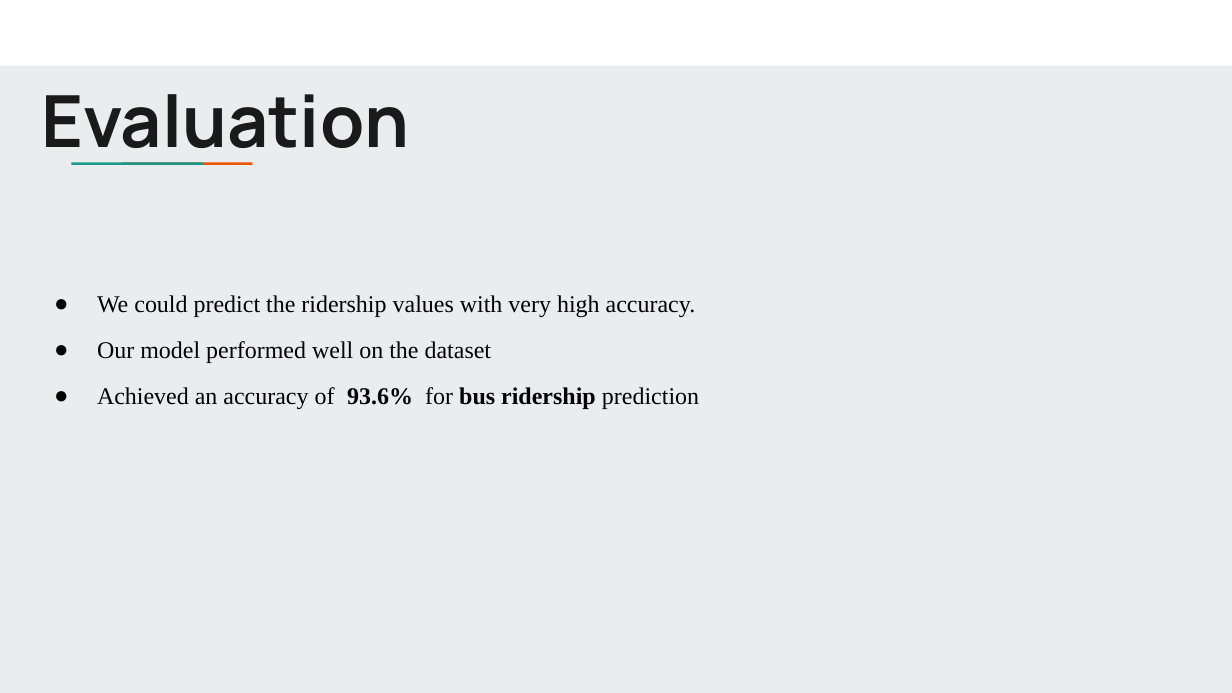
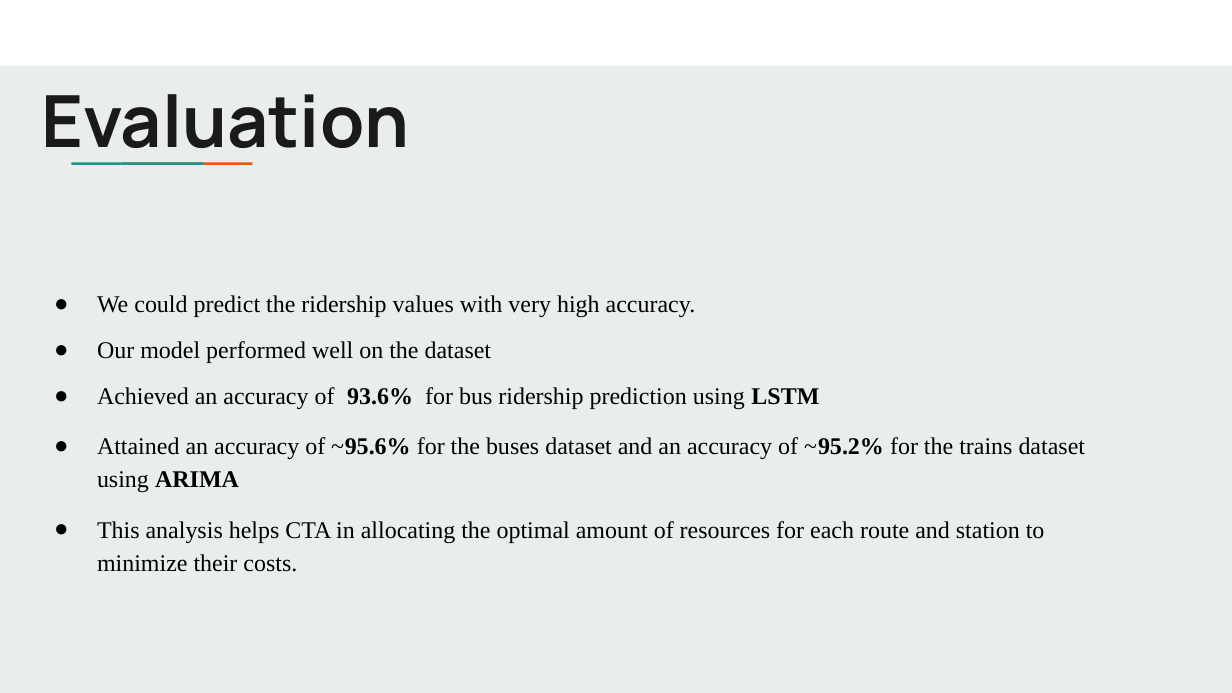
Before and after one commit to uic-cs418/python_demons, a slide deck: slide 34 of Python Demons_presentation.pptx (slide 29 before the commit). Drawn at 1232x693 pixels with LibreOffice and Linux fonts; fonts in the diff are those of the drawing. Boxes give left, top, right and bottom in pixels: in the first picture for what was removed or moved away, otherwise in the second. Text is boxed around its words. In the diff, an @@ line names an element or a change of style, - is before the commit and + after.

```diff
--- a/Python Demons_presentation.pptx
+++ b/Python Demons_presentation.pptx
@@ subtitle at <box>97,387,1086,572</box>: text changed @@
-● Achieved an accuracy of 93.6% for bus ridership prediction
+● Achieved an accuracy of 93.6% for bus ridership prediction using LSTM
+● Attained an accuracy of ~95.6% for the buses dataset and an accuracy of ~95.2% for the trains dataset using ARIMA
+● This analysis helps CTA in allocating the optimal amount of resources for each route and station to minimize their costs.
```
Also in this commit, not shown: 8 other slides changed, 6 slides added.
